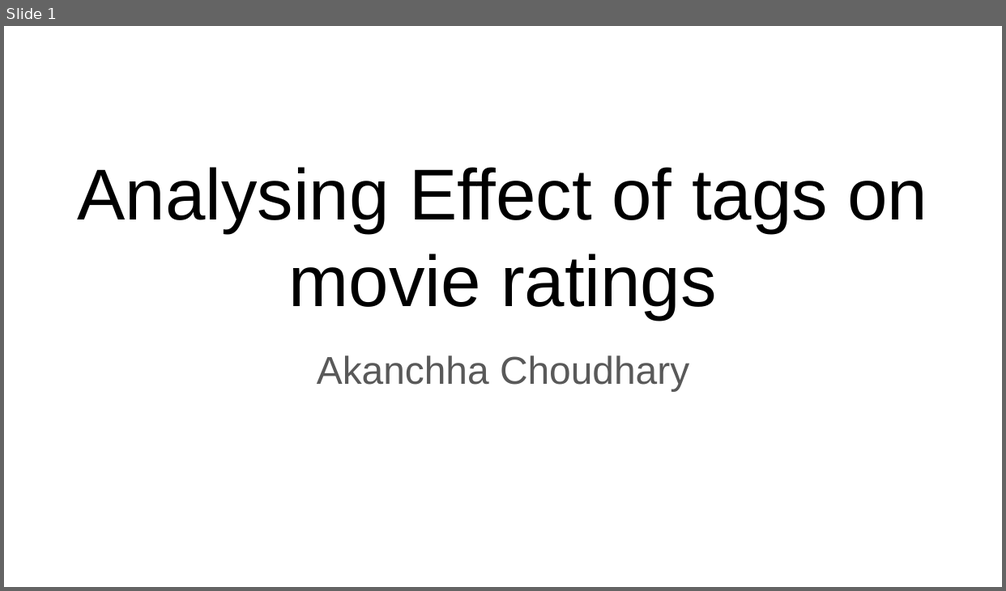
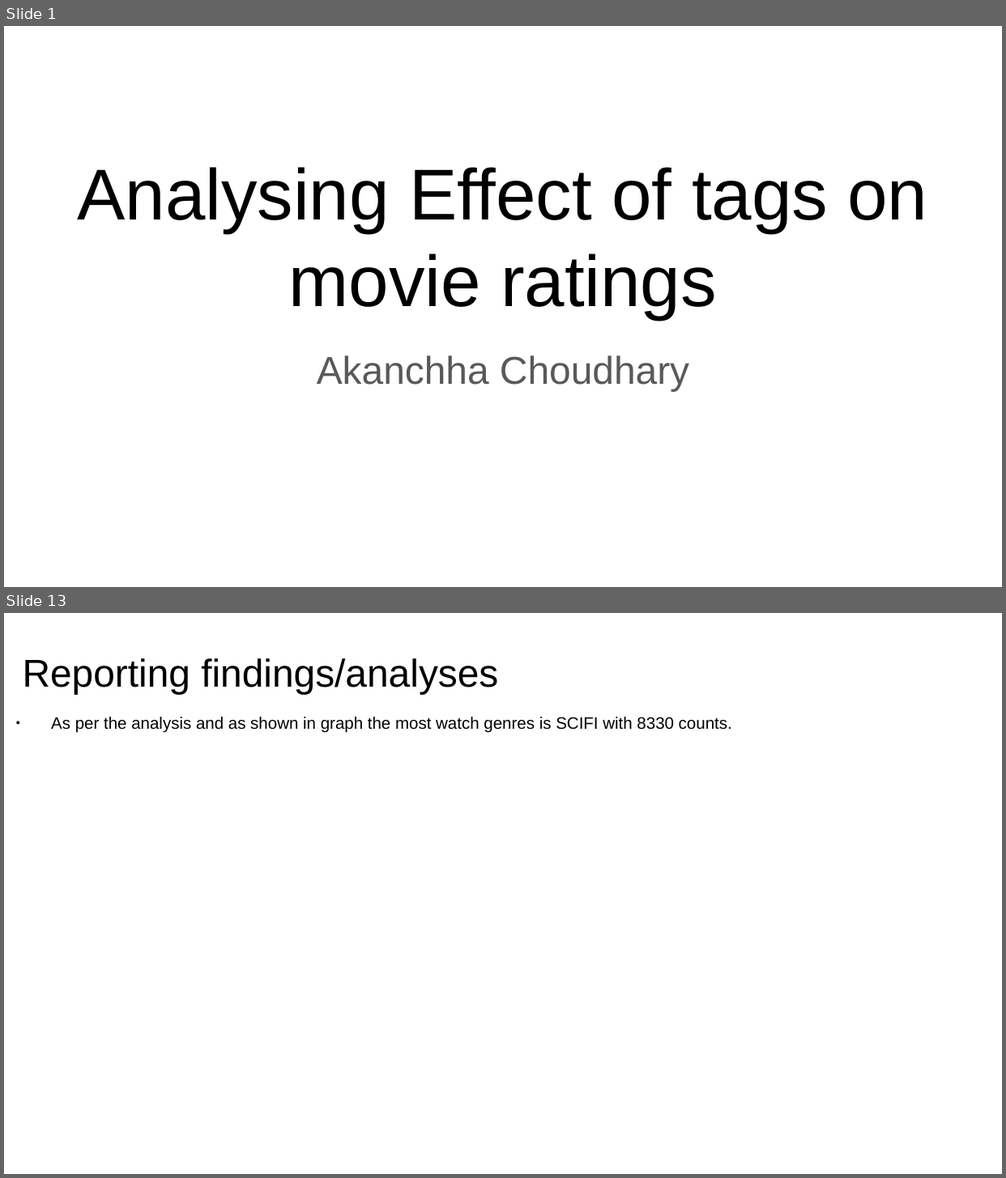
Before and after one commit to AkanchhaChoudhary/UCSanDiegoX-s-Data-Science-MicroMasters, a slide deck: Python_for_Data_Science/week-6/Copy of DSE 200X_ Mini Project Presentation Template.pptx. Shown one above the other, each under a label of ours: slide 1 before the commit, slides 1 and 13 after it; the slides between them are not shown. The pictures are 1006x591 and 1006x1178 pixels, drawn with LibreOffice and Linux fonts; fonts in the diff are those of the drawing. Boxes give left, top, right and bottom in pixels: in the first picture for what was removed or moved away, otherwise in the second. Text is boxed around its words. In the diff, an @@ line names an element or a change of style, - is before the commit and + after.

```diff
--- a/Python_for_Data_Science/week-6/Copy of DSE 200X_ Mini Project Presentation Template.pptx
+++ b/Python_for_Data_Science/week-6/Copy of DSE 200X_ Mini Project Presentation Template.pptx
@@ slide 13 added at [4,613,1002,1174], background #FFFFFF @@
@@ title added at [23,658,498,694], 28 pt, text #000000 @@
+Reporting findings/analyses
@@ text added at [51,717,732,733], 12 pt, text #000000 @@
+● As per the analysis and as shown in graph the most watch genres is SCIFI with 8330 counts.
```
Also in this commit, not shown: 1 slide changed, 10 other slides added, 5 slides removed, 4 other files.
